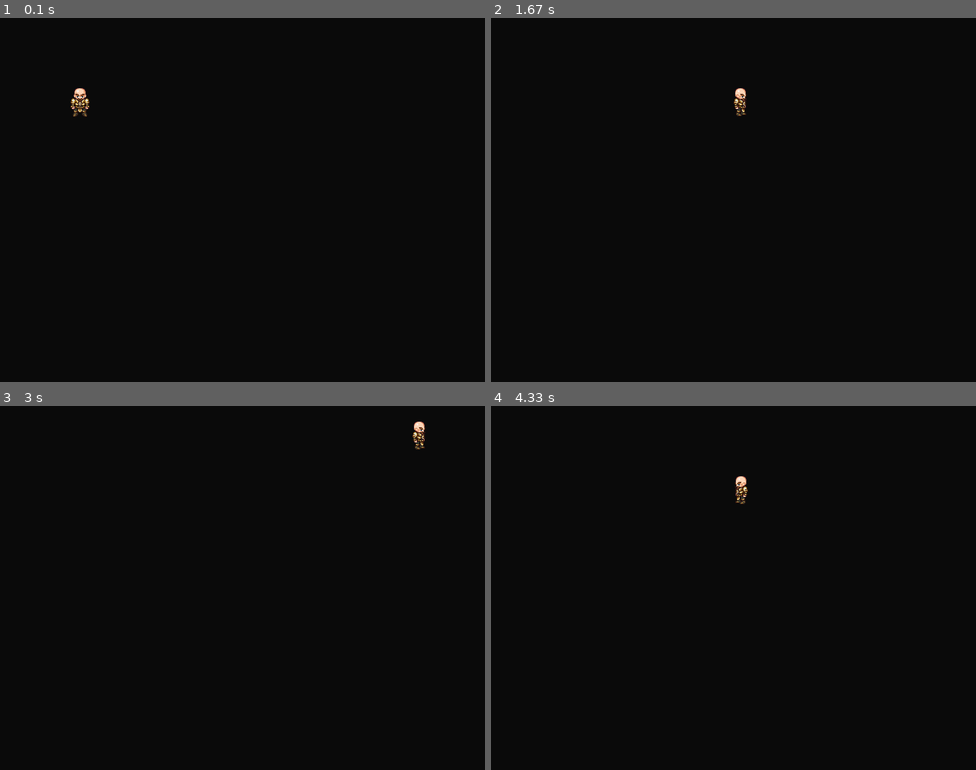
Above: before the commit, frames 1-4 (two rows, left to right).
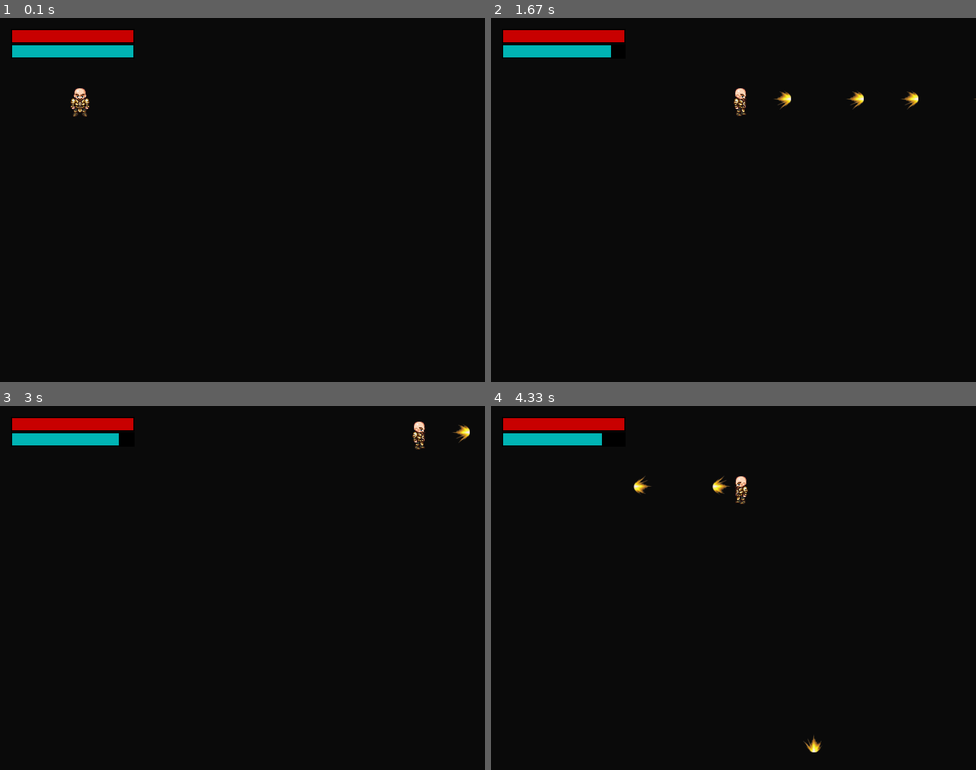
Above: after the commit, the same moments.

Repository: Rehjii-Martin/kagetsu_no_shiba
Game: pygame game, started from core/main.py
Two runs of this game, one before a commit and one after it. Both use one fixed random seed, a clock stepped at 60 frames per second and the inputs below.
Inputs:
- Up to frame 1 (0.1 s): no input
- Up to frame 2 (1.67 s): tap Space at 0.33, 0.73, 1.03, 1.23, 1.53 s; hold J 0.67-1.13 s; hold D 0.67-1.13 s; hold K 1.17-1.63 s; hold D 1.17-1.63 s
- Up to frame 3 (3 s): hold D 1.67-2.13 s; tap Space at 1.73, 2.03, 2.23, 2.57, 2.87 s; hold W 2.17-2.47 s; hold D 2.5-2.97 s
- Up to frame 4 (4.33 s): hold A 3-3.53 s; tap Space at 3.07, 3.37, 3.63, 3.97, 4.27 s; hold S 3.57-3.87 s; hold A 3.9-4.3 s

The runs differ from the first frame. In frame 1, 1.7% of the frame differs, in the area x 2-28%, y 3-11%; in frame 2, 1.8%, in the area x 2-100%, y 3-26%; in frame 3, 1.6%; in frame 4, 1.8%.

Commit message:
Implemented multiple major gameplay features including energy-based charged blasts, diagonal projectile logic, stamina and health UI, and melee combat (punch/kick) with visual swipe indicators. These enhancements improve player feedback, control precision, and core combat mechanics.
Implemented charged energy blasts triggered by holding the spacebar.

Charge builds over time and scales projectile size, energy cost, and power.

Visual aura effect displays around the player while charging, with dynamic pulsing.

Supports quick-tap shots and full-charge releases.

Enforced energy cost calculation proportional to charge ratio.

Expanded projectile direction detection to include 8-directional shooting (up/down/left/right + diagonals).

Default direction falls back to player facing direction when idle.

Added health and energy bars to top-left corner of the screen.

Energy recovers over time to encourage timing and conservation.

Added support for punch (F) and kick (G) attacks.

Each melee strike spawns a brief "swipe" visual effect in front of the player based on facing direction.

Punch = yellow swipe, Kick = orange swipe.

Melee visuals expire after a short duration to simulate fast motion.
Added console logs for:

Charging states and durations

Blast firing and energy costs

Melee attack activation and spawn positions

Active melee effect counts

Increased melee visual duration during testing for visibility confirmation.

Diff:
--- a/core/game.py
+++ b/core/game.py
@@ -1,17 +1,177 @@
 import pygame
+import math
 from entities.player import Player
+from core.projectile import Projectile
 
 class Game:
     def __init__(self, screen):
-        self.screen = screen
-        self.player = Player(x=100, y=100)
+        self.screen   = screen
+        self.player   = Player(100, 100)
         self.bg_color = (10, 10, 10)
+
+        # ─── Projectiles ──────────────────────────────────────────────
+        self.projectiles    = []
+        self.last_shot_time = 0
+        self.shot_cooldown  = 0.25
+
+        # ─── Melee Attacks ───────────────────────────────────────────
+        self.melee_attacks = []
+        self.melee_duration = 0.25
+
+        # ─── Player Stats ─────────────────────────────────────────────
+        self.max_health = 100
+        self.health     = 100
+        self.max_energy = 100
+        self.energy     = 100
+        self.energy_recovery_rate = 10  # per second
+        self.energy_blast_cost = 15
+
+        # ─── Charging ─────────────────────────────────────────────────
+        self.is_charging = False
+        self.charge_time = 0.0
+        self.max_charge_duration = 2.0  # seconds
+        self.space_was_pressed = False
 
     def update(self, dt):
         keys = pygame.key.get_pressed()
+        now  = pygame.time.get_ticks() / 1000.0
+
         self.player.update(keys, dt)
+
+        # ─── Charging Blast ───────────────────────────────────────────
+        if keys[pygame.K_SPACE]:
+            if not self.space_was_pressed:
+                print("Started charging")
+                self.space_was_pressed = True
+                self.is_charging = True
+                self.charge_time = 0.0
+            else:
+                self.charge_time += dt
+                print(f"Charging... time = {self.charge_time:.2f}s")
+        elif self.space_was_pressed:
+            charge_ratio = min(self.charge_time / self.max_charge_duration, 1.0)
+            if charge_ratio == 0.0:
+                charge_ratio = 0.1
+
+            if self.energy >= self.energy_blast_cost:
+                print(f"Releasing blast! Charge ratio: {charge_ratio:.2f}")
+                px, py = self.player.rect.center
+                dx, dy = 0, 0
+                if keys[pygame.K_w]: dy -= 1
+                if keys[pygame.K_s]: dy += 1
+                if keys[pygame.K_a]: dx -= 1
+                if keys[pygame.K_d]: dx += 1
+                if dx == 0 and dy == 0:
+                    dir_map = {"up": (0, -1), "down": (0, 1), "left": (-1, 0), "right": (1, 0)}
+                    dx, dy = dir_map.get(self.player.direction, (1, 0))
+
+                length = math.hypot(dx, dy)
+                dx /= length
+                dy /= length
+
+                hand_offset = 12
+                blast_x = px + dx * hand_offset
+                blast_y = py + dy * hand_offset
+
+                size_scale = 1.0 + charge_ratio
+                cost = int(self.energy_blast_cost + 30 * charge_ratio)
+
+                if self.energy >= cost:
+                    print(f"Firing projectile with cost: {cost}, scale: {size_scale:.2f}")
+                    proj = Projectile(
+                        start_pos=(blast_x, blast_y),
+                        direction=(dx, dy),
+                        speed=70,
+                        max_range=1000,
+                        image_path=None
+                    )
+                    proj.image = pygame.transform.smoothscale(
+                        proj.image,
+                        (int(proj.image.get_width() * size_scale), int(proj.image.get_height() * size_scale))
+                    )
+                    proj.rect = proj.image.get_rect(center=(blast_x, blast_y))
+                    self.projectiles.append(proj)
+                    self.energy -= cost
+
+            self.is_charging = False
+            self.charge_time = 0.0
+            self.space_was_pressed = False
+
+        # ─── Melee Attacks ───────────────────────────────────────────
+        if keys[pygame.K_j]:  # punch
+            print("Punch pressed")
+            self.spawn_melee("punch")
+        if keys[pygame.K_k]:  # kick
+            print("Kick pressed")
+            self.spawn_melee("kick")
+
+        for atk in self.melee_attacks[:]:
+            atk['timer'] -= dt
+            if atk['timer'] <= 0:
+                self.melee_attacks.remove(atk)
+
+        # ─── Update Projectiles ─────────────────────────────
+        for proj in self.projectiles:
+            proj.update(dt)
+
+        # ─── Recover Energy ────────────────────────────────
+        self.energy += self.energy_recovery_rate * dt
+        if self.energy > self.max_energy:
+            self.energy = self.max_energy
+
+    def spawn_melee(self, attack_type):
+        px, py = self.player.rect.center
+        dir_map = {"up": (0, -1), "down": (0, 1), "left": (-1, 0), "right": (1, 0)}
+        dx, dy = dir_map.get(self.player.direction, (1, 0))
+        offset = 28
+        fx = px + dx * offset
+        fy = py + dy * offset
+        color = (255, 255, 0) if attack_type == "punch" else (255, 140, 0)
+        print(f"Spawning {attack_type} at ({fx}, {fy})")
+        self.melee_attacks.append({"pos": (fx, fy), "type": attack_type, "timer": self.melee_duration, "color": color})
 
     def draw(self):
         self.screen.fill(self.bg_color)
         self.player.draw(self.screen)
+
+        # ─── Charging Aura ─────────────────────────────────
+        if self.is_charging:
+            charge_ratio = min(self.charge_time / self.max_charge_duration, 1.0)
+            pulse = 1.0 + 0.1 * math.sin(pygame.time.get_ticks() * 0.01)
+            aura_radius = int(20 + 40 * charge_ratio * pulse)
+            alpha = 120 + int(100 * math.sin(pygame.time.get_ticks() * 0.01))
+            aura_color = (0, 255, 255, max(100, min(alpha, 255)))
+            aura_surface = pygame.Surface((aura_radius*2, aura_radius*2), pygame.SRCALPHA)
+            pygame.draw.circle(aura_surface, aura_color, (aura_radius, aura_radius), aura_radius, width=3)
+            self.screen.blit(aura_surface, (self.player.rect.centerx - aura_radius, self.player.rect.centery - aura_radius))
+
+        for proj in self.projectiles:
+            proj.draw(self.screen)
+
+        # ─── Melee Attack Visuals ──────────────────────────
+        for atk in self.melee_attacks:
+            pos = atk['pos']
+            pygame.draw.circle(self.screen, atk['color'], (int(pos[0]), int(pos[1])), 12)  # filled circle
+
+
+        self.draw_ui()
         pygame.display.flip()
+
+    def draw_ui(self):
+        # ─── UI Bar Dimensions ─────────────────────────────
+        bar_x = 20
+        bar_y = 20
+        bar_width = 200
+        bar_height = 20
+        spacing = 5
+
+        # ─── Health Bar ────────────────────────────────────
+        pygame.draw.rect(self.screen, (0, 0, 0), (bar_x - 2, bar_y - 2, bar_width + 4, bar_height + 4))
+        health_ratio = self.health / self.max_health
+        pygame.draw.rect(self.screen, (200, 0, 0), (bar_x, bar_y, bar_width * health_ratio, bar_height))
+
+        # ─── Energy/Resonance Bar ─────────────────────────
+        bar_y += bar_height + spacing
+        pygame.draw.rect(self.screen, (0, 0, 0), (bar_x - 2, bar_y - 2, bar_width + 4, bar_height + 4))
+        energy_ratio = self.energy / self.max_energy
+        pygame.draw.rect(self.screen, (0, 180, 180), (bar_x, bar_y, bar_width * energy_ratio, bar_height))
--- /dev/null
+++ b/core/projectile.py
@@ -0,0 +1,76 @@
+# core/projectile.py
+
+import os, math, pygame
+
+class Projectile(pygame.sprite.Sprite):
+    def __init__(self, *groups, start_pos=None, direction=None, speed=50, max_range=800, image_path=None, **kwargs):
+        """
+        start_pos   = (x, y) center where the blast spawns
+        direction   = (dx, dy) should be normalized (length 1)
+        speed       = pixels per second
+        max_range   = how many pixels it can travel before disappearing
+        image_path  = optional path to a sprite; if None, draws a circle
+        """
+        super().__init__(*groups, **kwargs)
+        if start_pos is None or direction is None:
+            raise ValueError("start_pos and direction must be provided")
+        self.x, self.y = start_pos
+        self.dx, self.dy = direction
+        self.speed = speed
+        self.max_range = max_range
+        self.travelled = 0
+
+         # Fallback to default image if not provided
+        if image_path is None:
+            image_path = os.path.join("assets", "projectiles", "default_blast.png")
+
+        # load image or default circle
+        if os.path.exists(image_path):
+            raw_image = pygame.image.load(image_path).convert_alpha()
+            raw_image = pygame.transform.smoothscale(raw_image, (40, 32))
+            angle = math.degrees(math.atan2(-self.dy, self.dx))
+            rotated_image = pygame.transform.rotate(raw_image, angle)
+            self.image = rotated_image
+            tip_offset = 12  # how much to shift the image backward
+            shift_x = -self.dx * tip_offset
+            shift_y = -self.dy * tip_offset
+            self.rect = self.image.get_rect(center=(self.x + shift_x, self.y + shift_y))
+        else:
+            self.radius = 8
+            self.image = pygame.Surface((self.radius*2, self.radius*2), pygame.SRCALPHA)
+            pygame.draw.circle(self.image, (255,220,50), (self.radius, self.radius), self.radius)
+            self.rect = self.image.get_rect(center=(self.x, self.y))
+
+    def update(self, dt, walls_group=None, enemies_group=None):
+        """
+        dt in seconds; optionally pass in groups for collision
+        """
+        # move
+        dx_pixels = self.dx * self.speed * dt
+        dy_pixels = self.dy * self.speed * dt
+        self.x += dx_pixels
+        self.y += dy_pixels
+        self.travelled += math.hypot(dx_pixels, dy_pixels)
+
+        self.rect.center = (int(self.x), int(self.y))
+
+        # out of range?
+        if self.travelled >= self.max_range:
+            self.kill()
+            return
+
+        # collision with walls?
+        if walls_group and pygame.sprite.spritecollideany(self, walls_group):
+            self.kill()
+            return
+
+        # collision with enemies?
+        if enemies_group:
+            hit = pygame.sprite.spritecollide(self, enemies_group, False)
+            for enemy in hit:
+                enemy.take_damage(10)    # or whatever
+                self.kill()
+                return
+
+    def draw(self, screen):
+        screen.blit(self.image, self.rect)
--- a/entities/player.py
+++ b/entities/player.py
@@ -15,15 +15,15 @@
 class Player:
     FRAME_WIDTH  = 64
     FRAME_HEIGHT = 64
-    # how many frames per direction you actually want
+    # how many frames per direction we actually want
     FRAMES_PER_DIR = 3
     # row-order in the sheet
     DIRECTIONS = ["up", "left", "down", "right"]
 
     def __init__(self, x, y):
         # compute the absolute path once
-        project_root    = os.path.abspath(os.path.join(os.path.dirname(__file__), ".."))
-        sheet_path      = os.path.join(project_root,
+        project_root = os.path.abspath(os.path.join(os.path.dirname(__file__), ".."))
+        sheet_path = os.path.join(project_root,
                                        "assets", "characters", "players",
                                        "walksheet_1.png")
         self.spritesheet = pygame.image.load(sheet_path).convert_alpha()
Binary file added: assets/projectiles/default_blast.png
